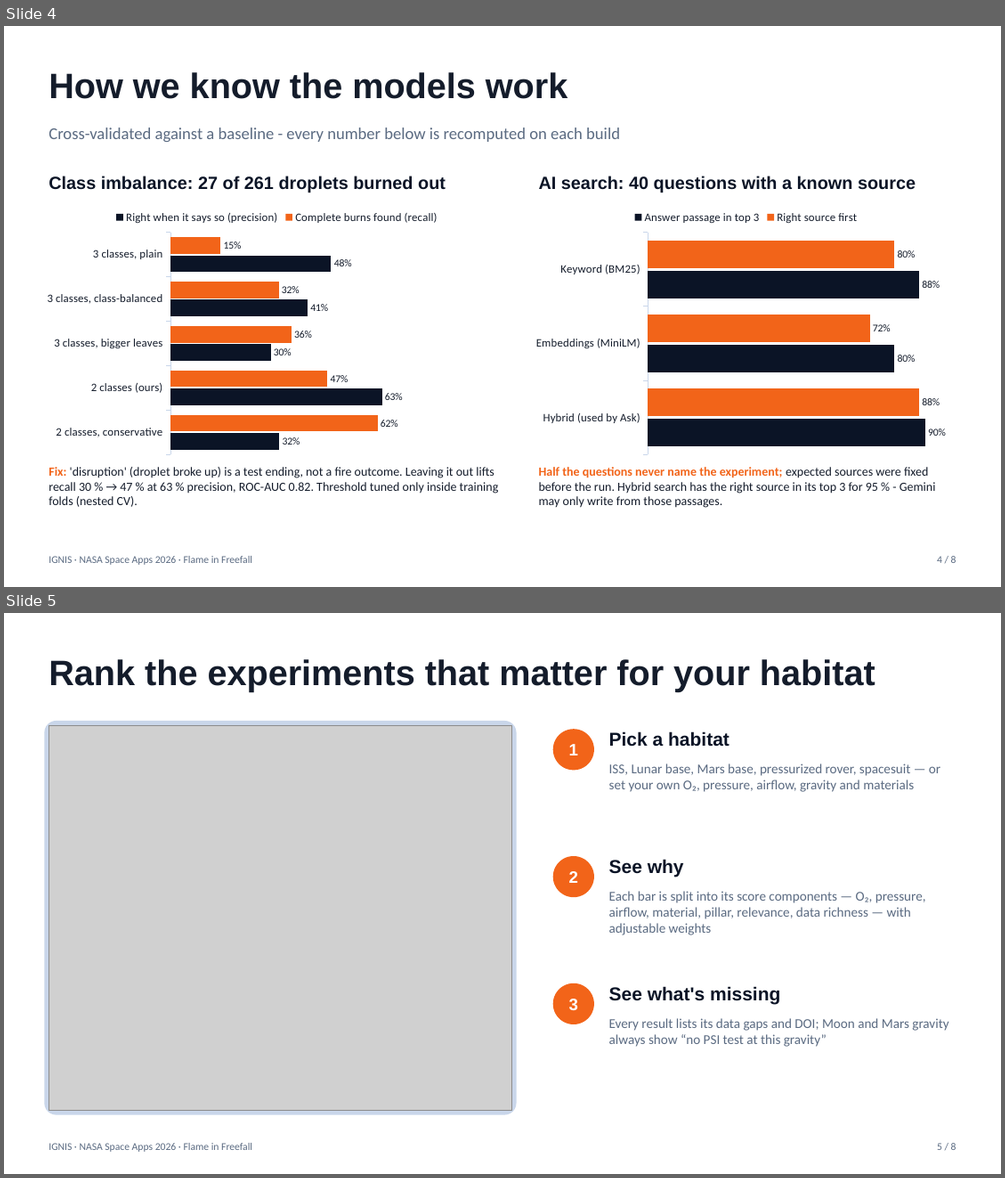
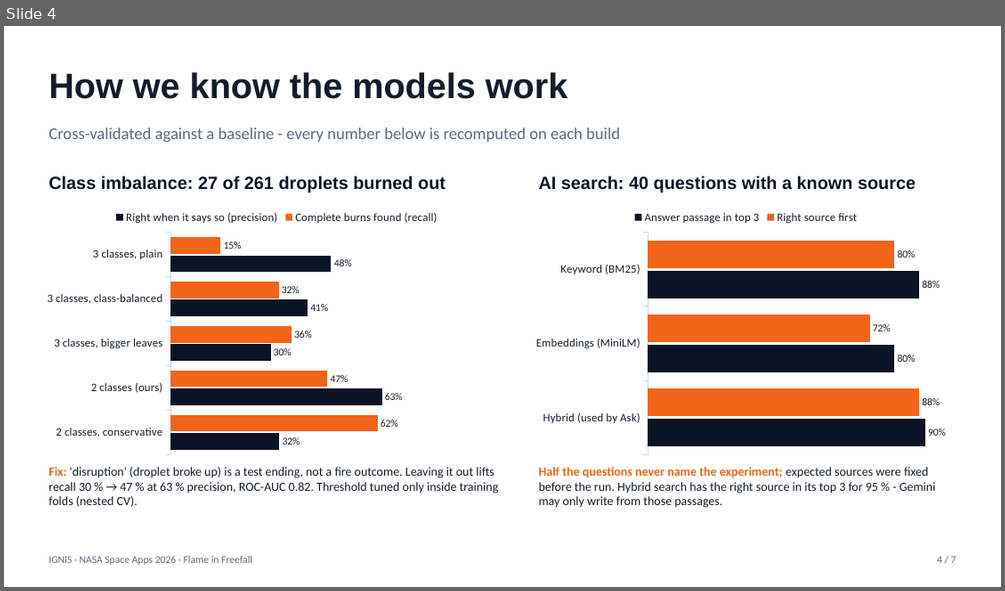
Before and after one commit to fswierta/nasa-hackathon, a slide deck: submission/deck.pptx. Shown one above the other, each under a label of ours: slides 4 and 5 before the commit, slide 4 after it. The pictures are 1005x1178 and 1005x591 pixels, drawn with LibreOffice and Linux fonts; fonts in the diff are those of the drawing; grey boxes stand for pictures. Boxes give left, top, right and bottom in pixels: in the first picture for what was removed or moved away, otherwise in the second. Text is boxed around its words. In the diff, an @@ line names an element or a change of style, - is before the commit and + after.

```diff
--- a/submission/deck.pptx
+++ b/submission/deck.pptx
@@ slide 5 removed at [4,613,1001,1174], background #FFFFFF @@
@@ title removed at [48,659,875,692] @@
-Rank the experiments that matter for your habitat
@@ rounded rectangle removed at [44,721,517,1115] @@
@@ picture removed at [48,725,512,1111] @@
@@ ellipse removed at [553,729,594,770] @@
-1
@@ text removed at [609,731,729,747] @@
-Pick a habitat
@@ text removed at [609,763,940,792] @@
-ISS, Lunar base, Mars base, pressurized rover, spacesuit — or set your own O₂, pressure, airflow, gravity and materials
@@ ellipse removed at [553,856,594,897] @@
-2
@@ text removed at [609,859,684,876] @@
-See why
@@ text removed at [609,891,926,935] @@
-Each bar is split into its score components — O₂, pressure, airflow, material, pillar, relevance, data richness — with adjustable weights
@@ ellipse removed at [553,983,594,1024] @@
-3
@@ text removed at [609,986,780,1004] @@
-See what's missing
@@ text removed at [609,1018,948,1046] @@
-Every result lists its data gaps and DOI; Moon and Mars gravity always show “no PSI test at this gravity”
@@ text removed at [48,1143,252,1151] @@
-IGNIS · NASA Space Apps 2026 · Flame in Freefall
@@ text removed at [937,1143,956,1150] @@
-5 / 8
@@ slide 4 changed as well @@
@@ text at [937,556,956,563]: text changed @@
-4 / 8
+4 / 7
```
Also in this commit, not shown: 6 other slides changed, 4 other files.
